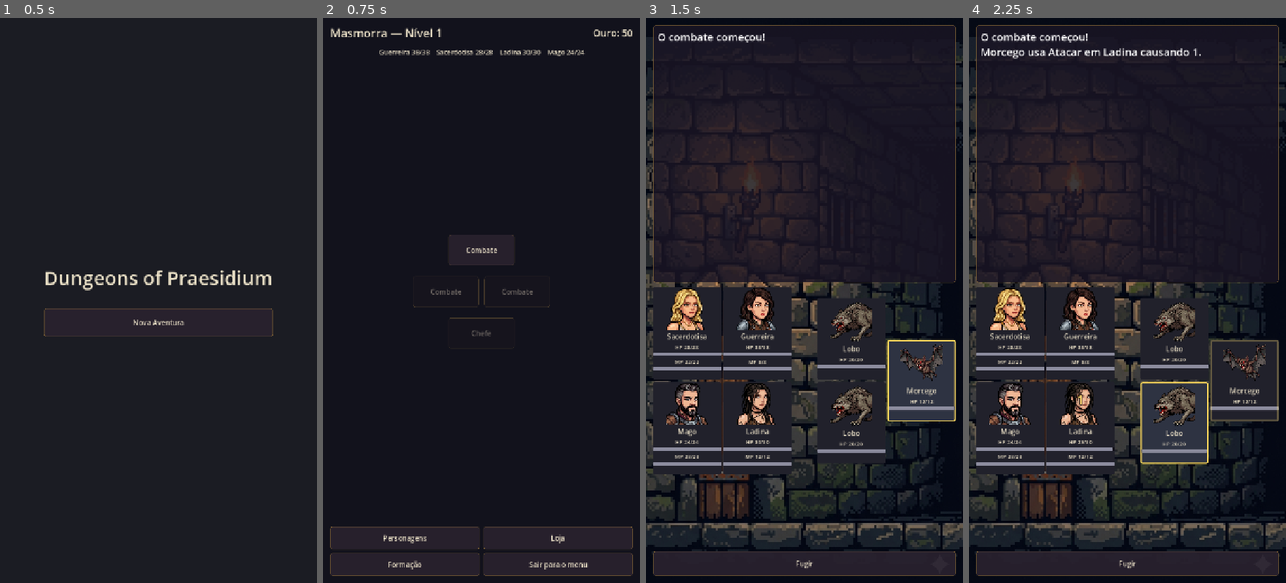
Above: before the commit, frames 1-4 (left to right).
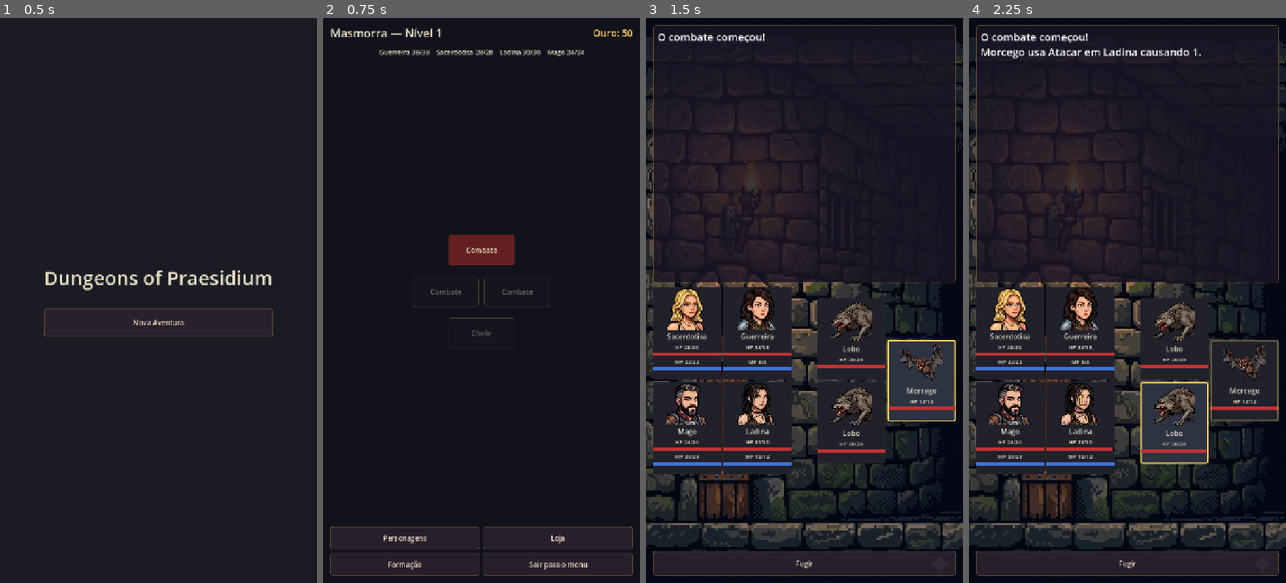
Above: after the commit, the same moments.

Repository: RoxtonRD/dungeon-rpg
Game: Godot game, scene res://scenes/main.tscn
Same seed, same stepped clock (60 frames per second), same inputs: the game is played once before the commit and once after it.
Inputs:
- Up to frame 1 (0.5 s): no input
- Up to frame 2 (0.75 s): click "Nova Aventura" at 0.5 s
- Up to frame 3 (1.5 s): click "Combate" at 1.25 s
- Up to frame 4 (2.25 s): click "Personagens" at 2 s

Frame 1 is identical in both runs. In frame 2, 1.2% of the frame differs, in the area x 39-98%, y 2-44%; in frame 3, 1.5%, in the area x 2-98%, y 59-80%; in frame 4, 1.5%.

Commit message:
polish(ui): colored map chips, HP/MP bar tints, gold accent on Ouro

Diff:
--- a/assets/ui/theme.tres
+++ b/assets/ui/theme.tres
@@ -99,6 +99,103 @@
 corner_radius_top_right = 2
 corner_radius_bottom_right = 2
 corner_radius_bottom_left = 2
+
+; ── Per-bar fills (HP / MP) used via theme type variations on ProgressBar ──
+[sub_resource type="StyleBoxFlat" id="bar_fill_hp"]
+bg_color = Color(0.75, 0.2, 0.2, 1.0)
+corner_radius_top_left = 2
+corner_radius_top_right = 2
+corner_radius_bottom_right = 2
+corner_radius_bottom_left = 2
+
+[sub_resource type="StyleBoxFlat" id="bar_fill_mp"]
+bg_color = Color(0.25, 0.45, 0.85, 1.0)
+corner_radius_top_left = 2
+corner_radius_top_right = 2
+corner_radius_bottom_right = 2
+corner_radius_bottom_left = 2
+
+; ── Dungeon-map node-button fills per node type. Hover/pressed/disabled
+;    inherit from the base Button styles defined above.
+[sub_resource type="StyleBoxFlat" id="combat_btn"]
+content_margin_left = 8.0
+content_margin_top = 6.0
+content_margin_right = 8.0
+content_margin_bottom = 6.0
+bg_color = Color(0.42, 0.13, 0.13, 0.92)
+border_width_left = 1
+border_width_top = 1
+border_width_right = 1
+border_width_bottom = 1
+border_color = Color(0.75, 0.3, 0.2, 0.6)
+corner_radius_top_left = 5
+corner_radius_top_right = 5
+corner_radius_bottom_right = 5
+corner_radius_bottom_left = 5
+
+[sub_resource type="StyleBoxFlat" id="treasure_btn"]
+content_margin_left = 8.0
+content_margin_top = 6.0
+content_margin_right = 8.0
+content_margin_bottom = 6.0
+bg_color = Color(0.45, 0.32, 0.08, 0.92)
+border_width_left = 1
+border_width_top = 1
+border_width_right = 1
+border_width_bottom = 1
+border_color = Color(1.0, 0.78, 0.32, 0.7)
+corner_radius_top_left = 5
+corner_radius_top_right = 5
+corner_radius_bottom_right = 5
+corner_radius_bottom_left = 5
+
+[sub_resource type="StyleBoxFlat" id="event_btn"]
+content_margin_left = 8.0
+content_margin_top = 6.0
+content_margin_right = 8.0
+content_margin_bottom = 6.0
+bg_color = Color(0.32, 0.14, 0.42, 0.92)
+border_width_left = 1
+border_width_top = 1
+border_width_right = 1
+border_width_bottom = 1
+border_color = Color(0.7, 0.4, 0.85, 0.6)
+corner_radius_top_left = 5
+corner_radius_top_right = 5
+corner_radius_bottom_right = 5
+corner_radius_bottom_left = 5
+
+[sub_resource type="StyleBoxFlat" id="rest_btn"]
+content_margin_left = 8.0
+content_margin_top = 6.0
+content_margin_right = 8.0
+content_margin_bottom = 6.0
+bg_color = Color(0.13, 0.36, 0.22, 0.92)
+border_width_left = 1
+border_width_top = 1
+border_width_right = 1
+border_width_bottom = 1
+border_color = Color(0.4, 0.85, 0.55, 0.55)
+corner_radius_top_left = 5
+corner_radius_top_right = 5
+corner_radius_bottom_right = 5
+corner_radius_bottom_left = 5
+
+[sub_resource type="StyleBoxFlat" id="boss_btn"]
+content_margin_left = 8.0
+content_margin_top = 6.0
+content_margin_right = 8.0
+content_margin_bottom = 6.0
+bg_color = Color(0.55, 0.13, 0.08, 0.95)
+border_width_left = 2
+border_width_top = 2
+border_width_right = 2
+border_width_bottom = 2
+border_color = Color(1.0, 0.55, 0.25, 0.85)
+corner_radius_top_left = 5
+corner_radius_top_right = 5
+corner_radius_bottom_right = 5
+corner_radius_bottom_left = 5
 
 [resource]
 Button/colors/font_color = Color(0.92, 0.88, 0.78, 1)
@@ -113,3 +210,17 @@
 PanelContainer/styles/panel = SubResource("panel_default")
 ProgressBar/styles/background = SubResource("bar_bg")
 ProgressBar/styles/fill = SubResource("bar_fill")
+CombatNodeButton/base_type = &"Button"
+CombatNodeButton/styles/normal = SubResource("combat_btn")
+TreasureNodeButton/base_type = &"Button"
+TreasureNodeButton/styles/normal = SubResource("treasure_btn")
+EventNodeButton/base_type = &"Button"
+EventNodeButton/styles/normal = SubResource("event_btn")
+RestNodeButton/base_type = &"Button"
+RestNodeButton/styles/normal = SubResource("rest_btn")
+BossNodeButton/base_type = &"Button"
+BossNodeButton/styles/normal = SubResource("boss_btn")
+HpBar/base_type = &"ProgressBar"
+HpBar/styles/fill = SubResource("bar_fill_hp")
+MpBar/base_type = &"ProgressBar"
+MpBar/styles/fill = SubResource("bar_fill_mp")
--- a/scripts/combat/battler_panel.gd
+++ b/scripts/combat/battler_panel.gd
@@ -67,6 +67,7 @@
 	_hp_bar.custom_minimum_size = Vector2(0, 8)
 	_hp_bar.size_flags_horizontal = Control.SIZE_EXPAND_FILL
 	_hp_bar.show_percentage = false
+	_hp_bar.theme_type_variation = "HpBar"
 	_vbox.add_child(_hp_bar)
 
 	_mp_label = Label.new()
@@ -78,6 +79,7 @@
 	_mp_bar.custom_minimum_size = Vector2(0, 8)
 	_mp_bar.size_flags_horizontal = Control.SIZE_EXPAND_FILL
 	_mp_bar.show_percentage = false
+	_mp_bar.theme_type_variation = "MpBar"
 	_vbox.add_child(_mp_bar)
 
 	_status_label = Label.new()
--- a/scripts/dungeon/dungeon_map.gd
+++ b/scripts/dungeon/dungeon_map.gd
@@ -11,6 +11,14 @@
 const FORMATION_SCENE := "res://scripts/formation/formation_screen.tscn"
 const ITEM_DIR := "res://resources/items/"
 
+# ── Per-node-type styling. Variation names match the theme.tres definitions.
+const NODE_VARIATION: Dictionary = {
+	DungeonNode.NodeType.COMBAT:   "CombatNodeButton",
+	DungeonNode.NodeType.TREASURE: "TreasureNodeButton",
+	DungeonNode.NodeType.EVENT:    "EventNodeButton",
+	DungeonNode.NodeType.REST:     "RestNodeButton",
+	DungeonNode.NodeType.BOSS:     "BossNodeButton",
+}
 # ── Popup backgrounds (treasure / rest / event). ──────────────────────────────
 const BG_TREASURE: Texture2D = preload("res://assets/backgrounds/bg_treasure.png")
 const BG_REST: Texture2D = preload("res://assets/backgrounds/bg_rest.png")
@@ -66,6 +74,7 @@
 
 func _ready() -> void:
 	SafeArea.apply($VBox)
+	gold_label.add_theme_color_override("font_color", Color(1.0, 0.82, 0.35))
 	inventory_button.pressed.connect(_on_inventory_pressed)
 	shop_button.pressed.connect(_on_shop_pressed)
 	formation_button.pressed.connect(_on_formation_pressed)
@@ -113,6 +122,7 @@
 		for node in run.floors[f]:
 			var btn := Button.new()
 			btn.custom_minimum_size = Vector2(150, 70)
+			btn.theme_type_variation = NODE_VARIATION.get(node.kind, "")
 			btn.pressed.connect(_on_node_pressed.bind(node))
 			row.add_child(btn)
 			_node_buttons[node] = btn
--- a/scripts/shop/shop_screen.gd
+++ b/scripts/shop/shop_screen.gd
@@ -40,6 +40,7 @@
 
 func _ready() -> void:
 	SafeArea.apply($VBox)
+	gold_label.add_theme_color_override("font_color", Color(1.0, 0.82, 0.35))
 	# Safety net: allows this scene to be run directly for testing.
 	if Party.heroes.is_empty():
 		Party.start_new_game()
Not shown: 1 places in assets/ui/theme.tres that only renumber resources
